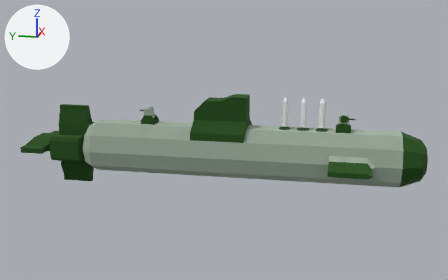
An edit to the Blender file packages/units/vehicle/combat_submarine_1/assets/combat_submarine_1.blend, drawn before and after from the same camera.
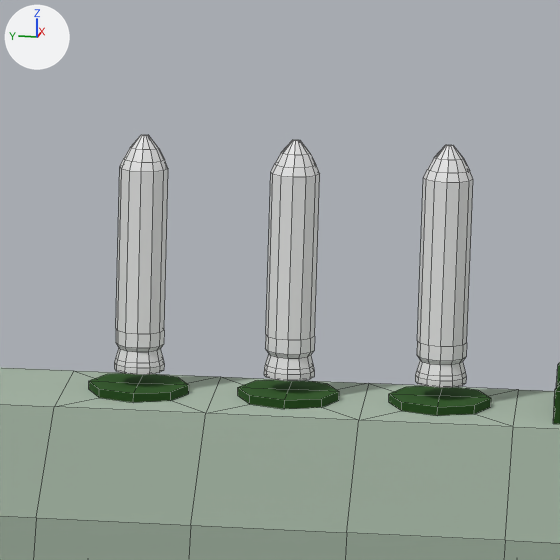
Each version is shown whole from a camera (50 mm lens) standing at (-5.347, -0.89, 1.434) and looking at (0.012, 0.181, 0.094), then close up on the part from 60% to 75% of the width and 29% to 53% of the height. Arrows for +X, +Y and +Z are at upper left; the lights stay in place. The older version's two pictures come first. The close-ups show mesh edges as thin lines.

Script lines for the objects in view, before the commit:
```python
me_cylinder_001 = bpy.data.meshes.new('Cylinder.001')
me_cylinder_001.from_pydata(...)  # 144 vertices, 134 faces; spans x -0.027..0.027, y -0.027..0.027, z -0.132..0.123
me_cylinder_001.materials.append(None)
me_cylinder_002 = bpy.data.meshes.new('Cylinder.002')
me_cylinder_002.from_pydata(...)  # 144 vertices, 134 faces; spans x -0.027..0.027, y -0.027..0.027, z -0.132..0.123
me_cylinder_002.materials.append(None)
me_cylinder_008 = bpy.data.meshes.new('Cylinder.008')
me_cylinder_008.from_pydata(...)  # 144 vertices, 134 faces; spans x -0.027..0.027, y -0.027..0.027, z -0.132..0.123
me_cylinder_008.materials.append(None)
me_cylinder_018 = bpy.data.meshes.new('Cylinder.018')
me_cylinder_018.from_pydata(...)  # 445 vertices, 426 faces; spans x -0.58..0.58, y -1.57..1.99, z -0.36..0.5
# faces by material slot: [203, 218, 5]
me_cylinder_018.materials.append(mat_secondary)  # grey #a0b0a0
me_cylinder_018.materials.append(mat_primary)  # dark green #205010
me_cylinder_018.materials.append(mat_engine)  # black #111111
ob_base = bpy.data.objects.new('base', me_cylinder_018)
ob_base.parent = ob_empty
ob_base.location = (0.0, 0.0, 0.0)
ob_conrocket_001 = bpy.data.objects.new('conrocket_001', me_cylinder_008)
ob_conrocket_001.parent = ob_empty
ob_conrocket_001.location = (0.0, -0.367, 0.381)
ob_conrocket_001_001 = bpy.data.objects.new('conrocket_001.001', me_cylinder_001)
ob_conrocket_001_001.parent = ob_empty
ob_conrocket_001_001.location = (0.0, -0.527, 0.381)
ob_conrocket_001_002 = bpy.data.objects.new('conrocket_001.002', me_cylinder_002)
ob_conrocket_001_002.parent = ob_empty
ob_conrocket_001_002.location = (0.0, -0.688, 0.381)
```
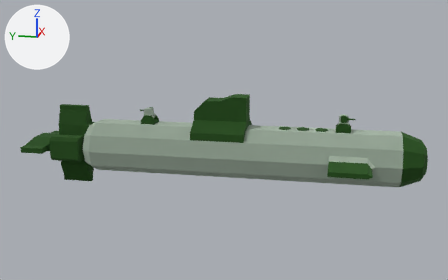
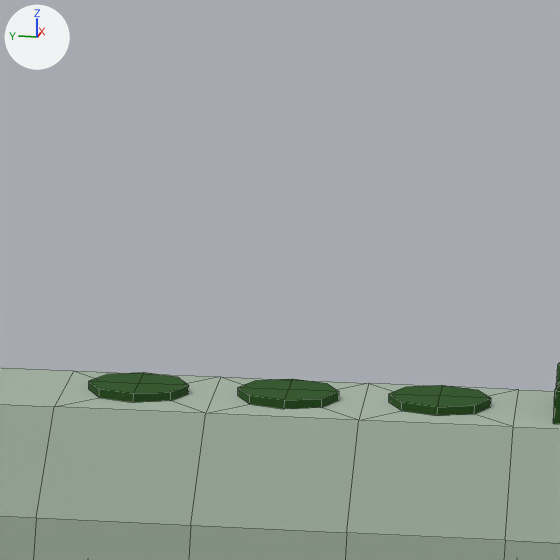
Diff of the bpy script that builds the scene:
```diff
--- a/packages/units/vehicle/combat_submarine_1/assets/combat_submarine_1.blend.py
+++ b/packages/units/vehicle/combat_submarine_1/assets/combat_submarine_1.blend.py
@@ ob_conrocket_001 @@
 ob_conrocket_001.location = (0.0, -0.367, 0.381)
+ob_conrocket_001.hide_set(True)
@@ ob_conrocket_001_001 @@
 ob_conrocket_001_001.location = (0.0, -0.527, 0.381)
+ob_conrocket_001_001.hide_set(True)
@@ ob_conrocket_001_002 @@
 ob_conrocket_001_002.location = (0.0, -0.688, 0.381)
+ob_conrocket_001_002.hide_set(True)
```

Where the change shows, as pixel boxes (x1, y1, x2, y2) in the close-ups (560 x 560 px):
'conrocket_001.002', hidden: before (415, 145, 473, 388)
'conrocket_001.001', hidden: before (264, 140, 320, 381)
'conrocket_001', hidden: before (114, 135, 168, 375)
